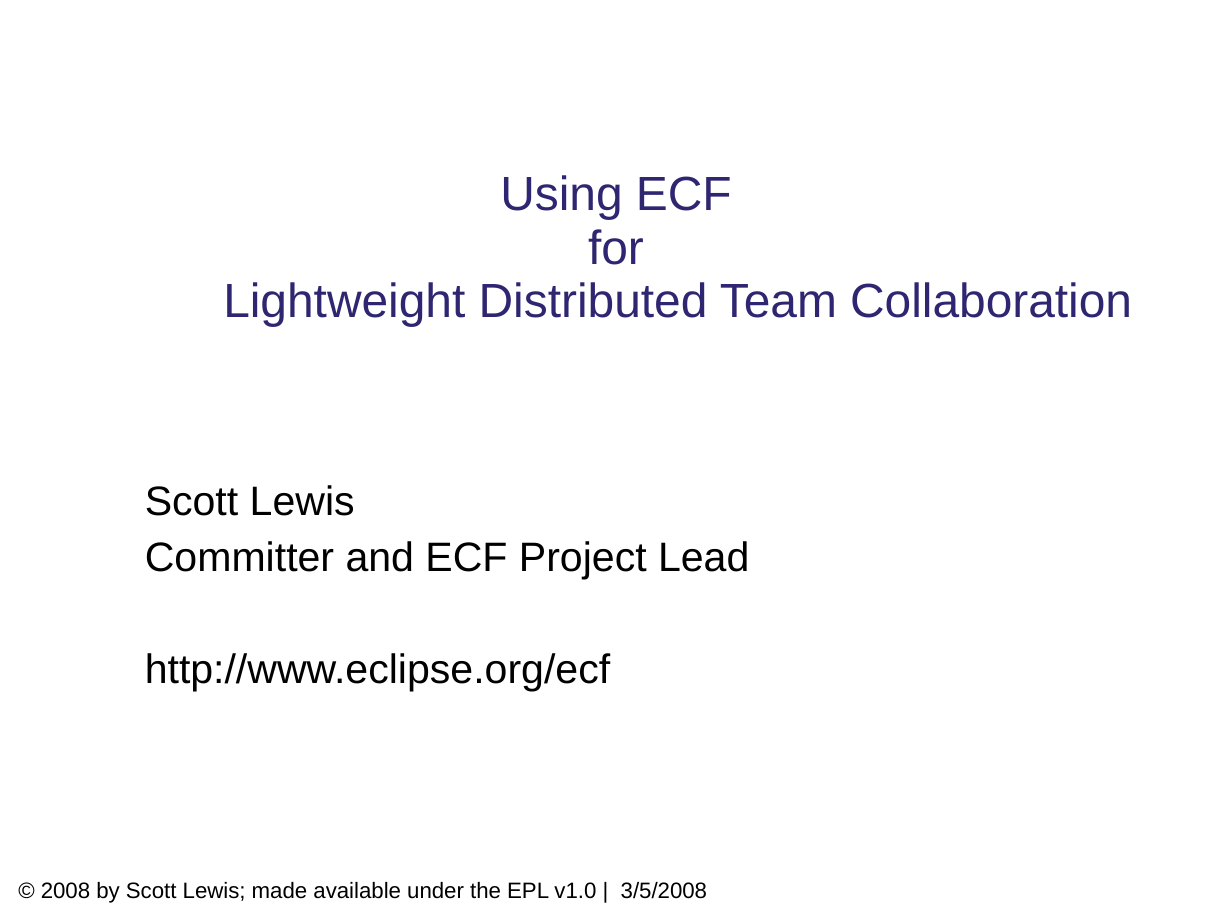
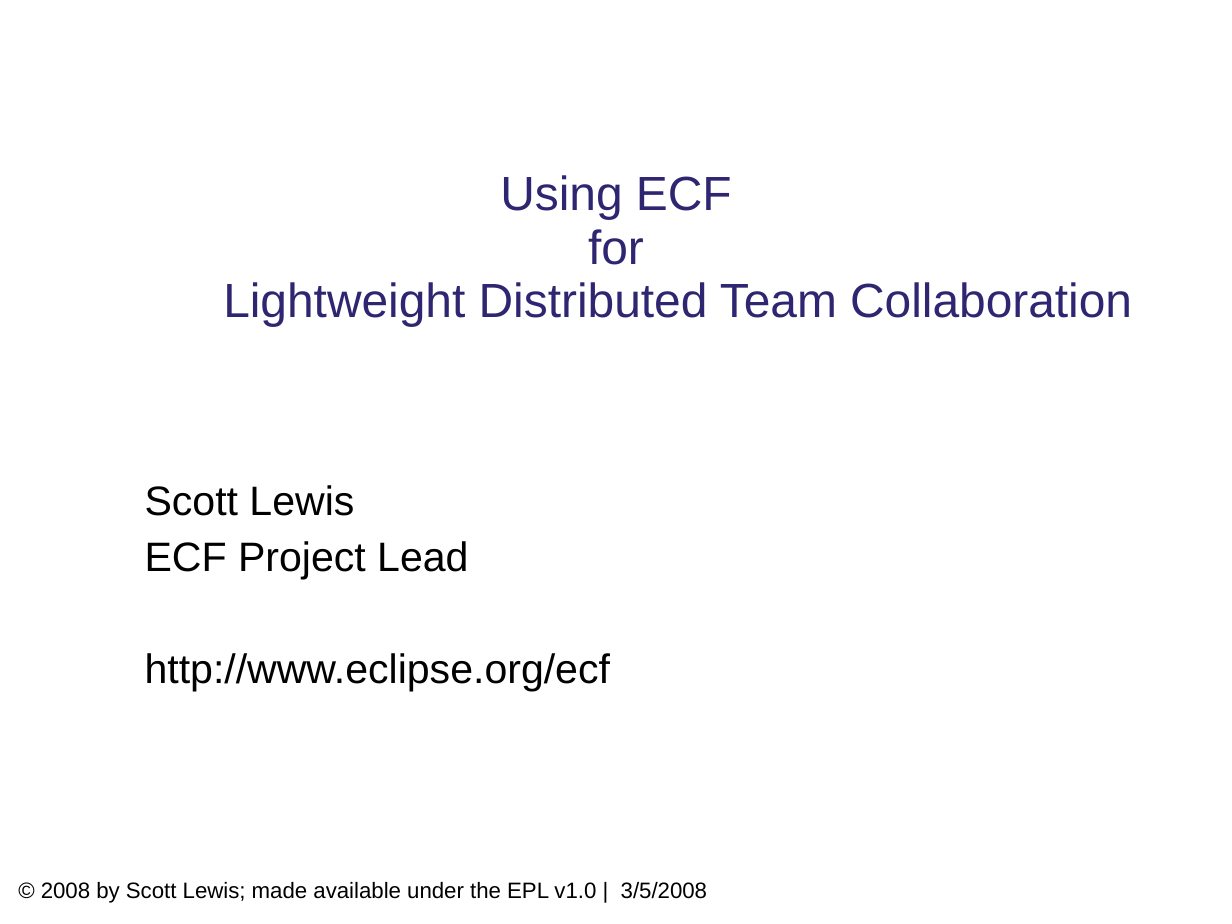
Before and after one commit to eclipse/ecf-website, a slide deck: slide 1 of presentations/eclipsecon2008/longtalk134/ecf_eclipsecon2008_134_DRAFT.ppt. Drawn at 1232x924 pixels with LibreOffice and Linux fonts; fonts in the diff are those of the drawing; background and template pictures are left out. Boxes give left, top, right and bottom in pixels: in the first picture for what was removed or moved away, otherwise in the second. Text is boxed around its words. In the diff, an @@ line names an element or a change of style, - is before the commit and + after.

```diff
--- a/presentations/eclipsecon2008/longtalk134/ecf_eclipsecon2008_134_DRAFT.ppt
+++ b/presentations/eclipsecon2008/longtalk134/ecf_eclipsecon2008_134_DRAFT.ppt
@@ subtitle at bbox=[145, 485, 610, 692]: indent changed @@
@@ subtitle at bbox=[145, 541, 468, 580]: text changed @@
-  Committer and ECF Project Lead
+  ECF Project Lead
```
Also in this commit, not shown: 7 other slides changed, 2 other files.
